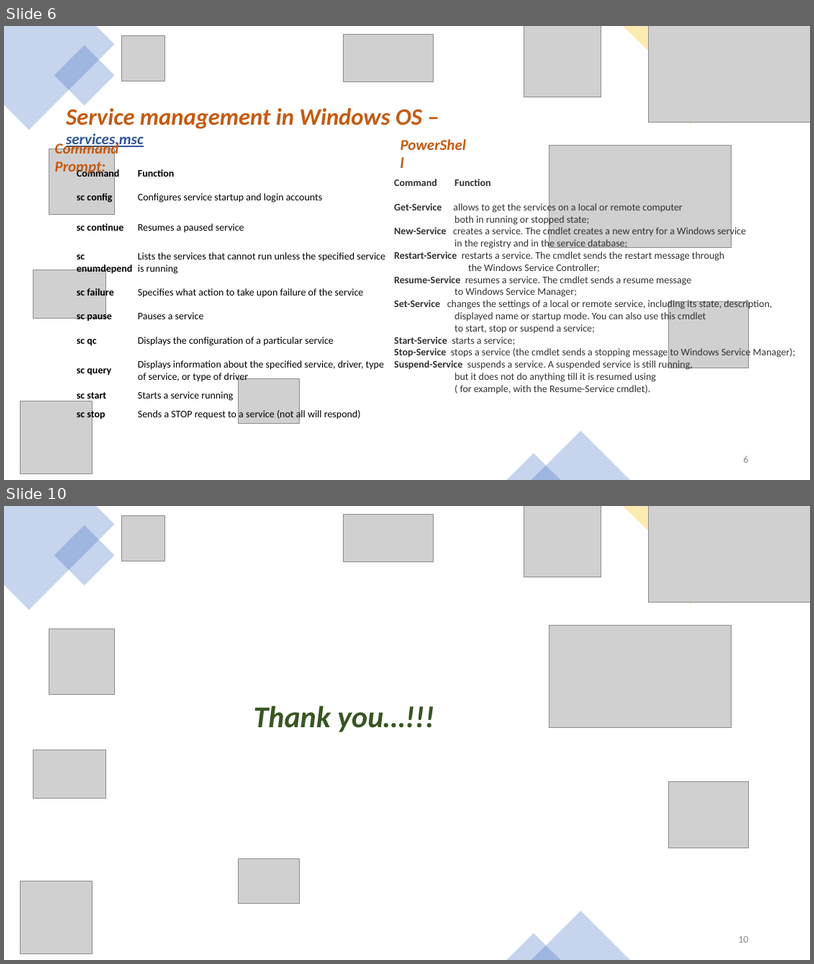
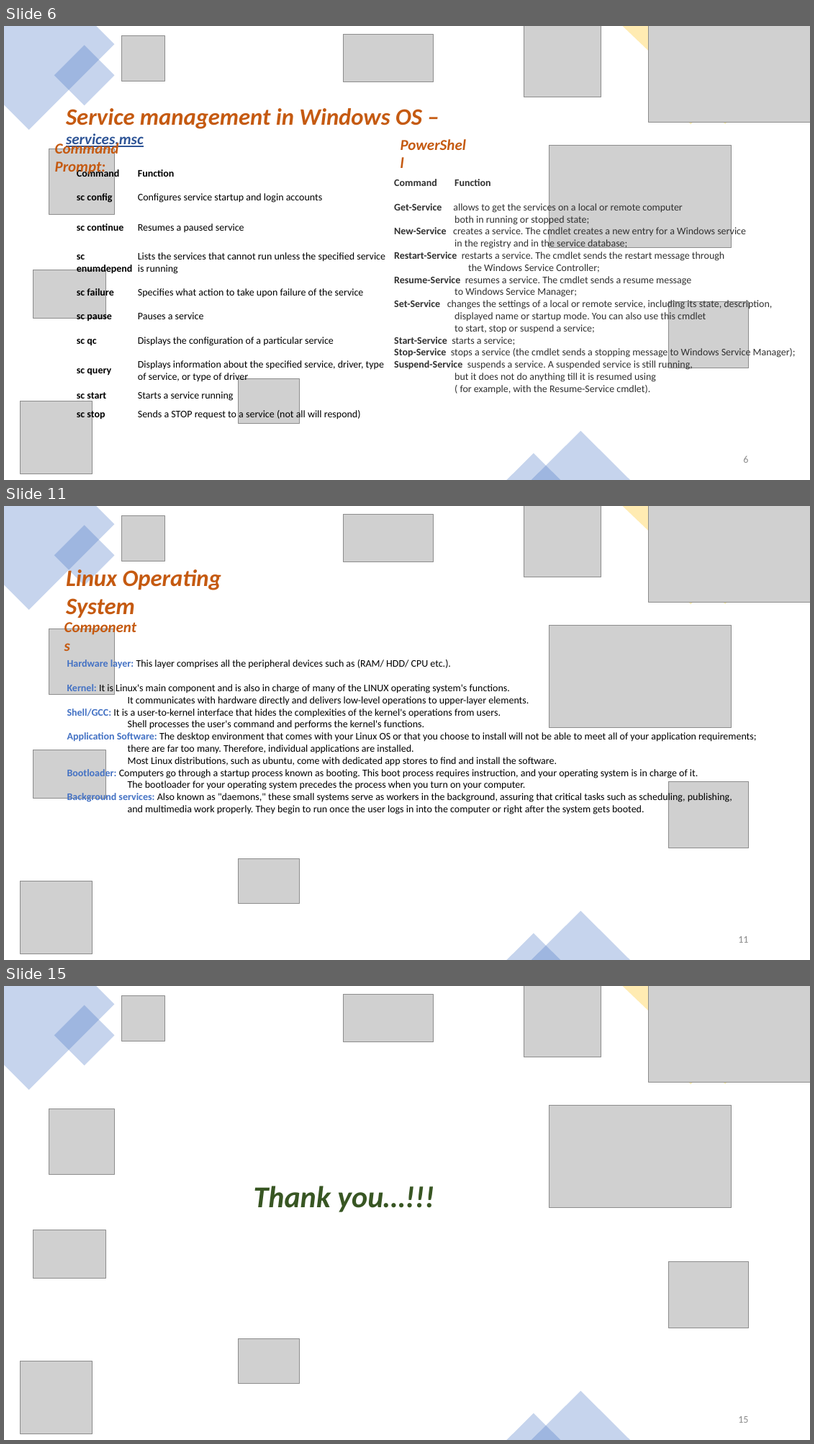
Before and after one commit to buchepalli-ramana-2/AzureDevOps, a slide deck: CoursePPT/System Administration.pptx. Shown one above the other, each under a label of ours: slides 6 and 10 before the commit, slides 6, 11 and 15 after it; the slides between them are not shown. The pictures are 814x964 and 814x1444 pixels, drawn with LibreOffice and Linux fonts; fonts in the diff are those of the drawing; grey boxes stand for pictures; background and template pictures are left out. Boxes give left, top, right and bottom in pixels: in the first picture for what was removed or moved away, otherwise in the second. Text is boxed around its words. In the diff, an @@ line names an element or a change of style, - is before the commit and + after.

Commit message:
Updated linux os

```diff
--- a/CoursePPT/System Administration.pptx
+++ b/CoursePPT/System Administration.pptx
@@ slide 11 added at box(4, 506, 810, 960), background picture (left out) @@
@@ freeform shape added at box(4, 506, 115, 610), fill #4472C4 at 30% opacity @@
@@ rectangle added at box(54, 525, 115, 586), fill #4472C4 at 30% opacity @@
@@ picture added at box(121, 515, 165, 561) @@
@@ picture added at box(343, 515, 434, 561) @@
@@ picture added at box(525, 506, 601, 577) @@
@@ freeform shape added at box(623, 506, 810, 604), fill #FFC000 at 30% opacity @@
@@ picture added at box(649, 506, 810, 602) @@
@@ rectangle added at box(658, 540, 723, 605), fill #FFC000 at 30% opacity @@
@@ text added at box(66, 566, 221, 618), 28 pt, text #C55A11, bold, italic @@
+Linux Operating System
@@ picture added at box(49, 629, 114, 694) @@
@@ text added at box(59, 614, 146, 638), 18 pt, text #C55A11, bold, italic @@
+Components
@@ picture added at box(549, 626, 732, 728) @@
@@ text added at box(67, 659, 756, 814), 12 pt, text #000000 @@
+Hardware layer: This layer comprises all the peripheral devices such as (RAM/ HDD/ CPU etc.).
+Kernel: It is Linux's main component and is also in charge of many of the LINUX operating system's functions.
+It communicates with hardware directly and delivers low-level operations to upper-layer elements.
+Shell/GCC: It is a user-to-kernel interface that hides the complexities of the kernel's operations from users.
+Shell processes the user's command and performs the kernel's functions.
+Application Software: The desktop environment that comes with your Linux OS or that you choose to install will not be able to meet all of your application requirements;
+  there are far too many. Therefore, individual applications are installed.
+  Most Linux distributions, such as ubuntu, come with dedicated app stores to find and install the software.
+Bootloader: Computers go through a startup process known as booting. This boot process requires instruction, and your operating system is in charge of it.
+The bootloader for your operating system precedes the process when you turn on your computer.
+Background services: Also known as "daemons," these small systems serve as workers in the background, assuring that critical tasks such as scheduling, publishing,
+and multimedia work properly. They begin to run once the user logs in into the computer or right after the system gets booted.
@@ picture added at box(33, 750, 106, 798) @@
@@ picture added at box(669, 781, 748, 848) @@
@@ picture added at box(238, 859, 300, 903) @@
@@ picture added at box(20, 880, 93, 953) @@
@@ triangle added at box(532, 911, 630, 960), fill #4472C4 at 30% opacity @@
@@ triangle added at box(507, 933, 561, 960), fill #4472C4 at 30% opacity @@
@@ page number added at box(738, 936, 748, 942), 12 pt, text #8C8C8C @@
+11
@@ what was slide 10 is now slide 15 @@
@@ page number at box(738, 1416, 748, 1422): text changed @@
-10
+15
```
Also in this commit, not shown: 4 slides changed, 4 other slides added.
